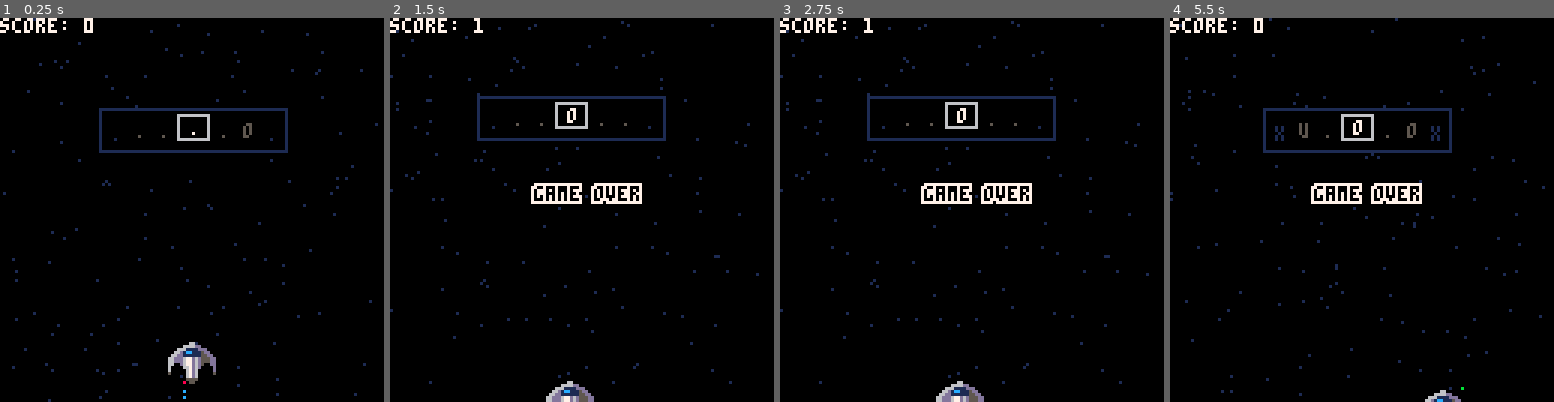
Above: before the commit, frames 1-4 (left to right).
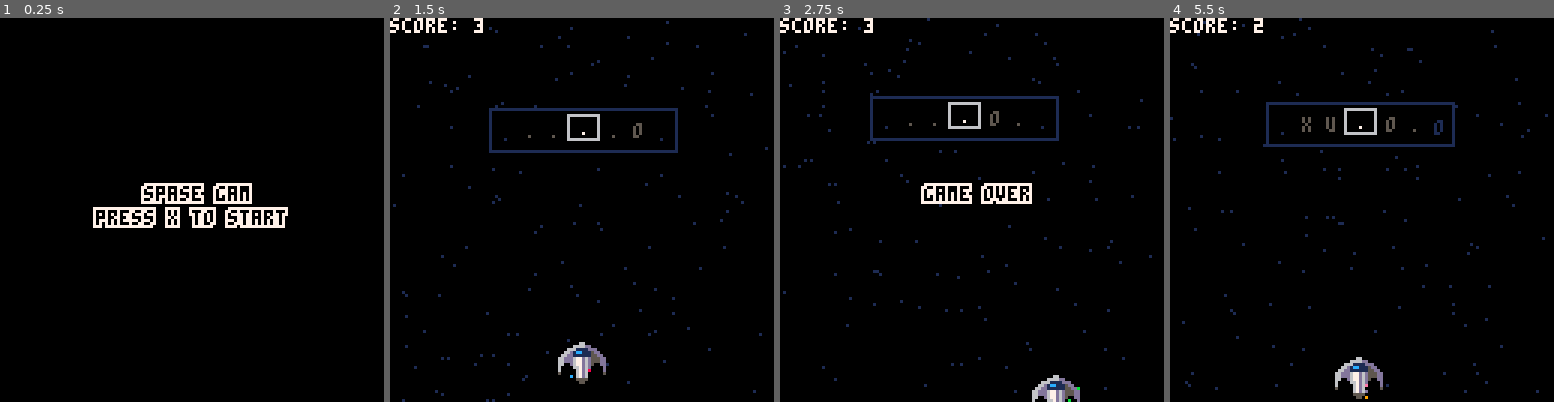
Above: after the commit, the same moments.

Repository: ryanford/EDM-Blastoff
Game: PICO-8 cartridge rhythm-game.p8
The game is run twice, just before and just after one commit, with the same random seed, the same clock (stepped at 60 frames per second) and the same inputs.
Inputs:
- Up to frame 1 (0.25 s): no input
- Up to frame 2 (1.5 s): tap X (X key) at 0.33, 1.07 s; tap O (Z key) at 0.7 s
- Up to frame 3 (2.75 s): hold Right 1.6-2.1 s; tap O (Z key) at 1.7, 2.1, 2.5 s; tap X (X key) at 1.85 s; hold Up 2.15-2.42 s; hold Right from 2.47 s (still down)
- Up to frame 4 (5.5 s): tap O (Z key) every 0.4 s from 2.9 to 5.3 s; tap X (X key) at 2.97, 4.08, 5.2 s; release Right at 3.03 s; hold Left 3.08-3.58 s; hold Right 4.02-4.68 s; hold Up 4.73-5.03 s; hold Left from 5.08 s (still down)

The runs differ from the first frame. In frame 1, 5.6% of the frame differs, in the area x 0-99%, y 0-100%; in frame 2, 5.8%; in frame 3, 3.2%; in frame 4, 5.9%.

Commit message:
Add splash state

Diff:
--- a/rhythm-game.p8
+++ b/rhythm-game.p8
@@ -16,8 +16,8 @@
   score=0
   state={}
   -- these defaults below will get removed when menu is made
-  state.update=active_update
-  state.draw=active_draw
+  state.update=intro_update
+  state.draw=intro_draw
   timeout=0
   lanes={32,64,96}
   obstacles={}
@@ -49,6 +49,21 @@
 
 function _draw()
   state.draw()
+end
+
+function intro_update()
+  if btn(5) and timeout>=1 then
+    state.update=active_update
+    state.draw=active_draw
+    timeout=0
+  end
+  timeout+=1/30
+end
+
+function intro_draw()
+  cls()
+  print_outline("spase gam",48,56,7,0)
+  print_outline("press x to start",32,64,7,0)
 end
 
 function active_update()
@@ -86,13 +101,13 @@
 end
 
 function gameover_update()
-  if (btn(5) and timeout>2) _init()
+  if (btn(5) and timeout>1) _init()
   timeout+=dt
 end
 
 function gameover_draw()
   print_outline("game over",48,56,7,0)
-  if timeout>2 then
+  if timeout>1 then
     print_outline("press x to restart",28,72,7,0)
   end
 end
